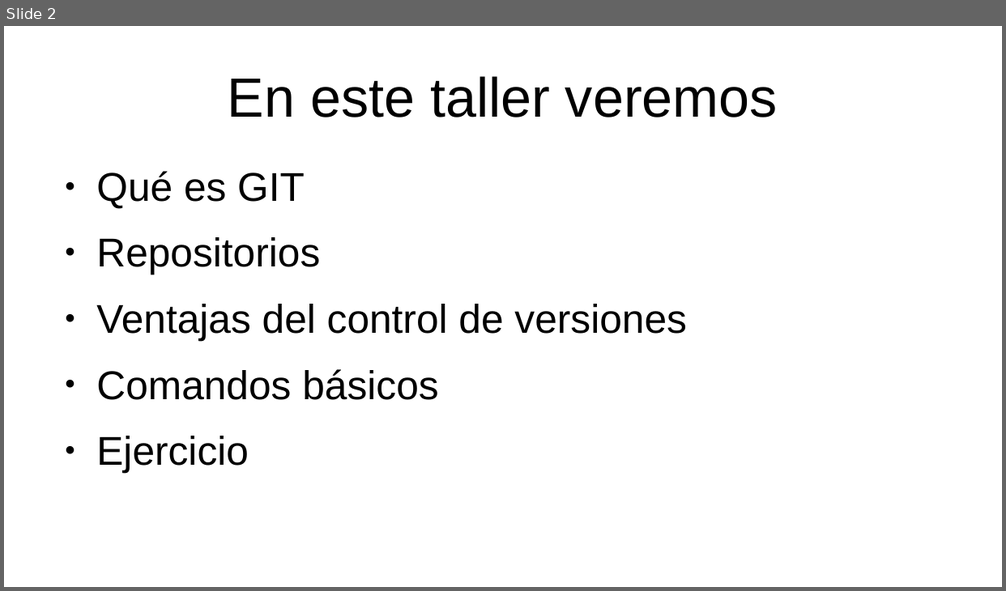
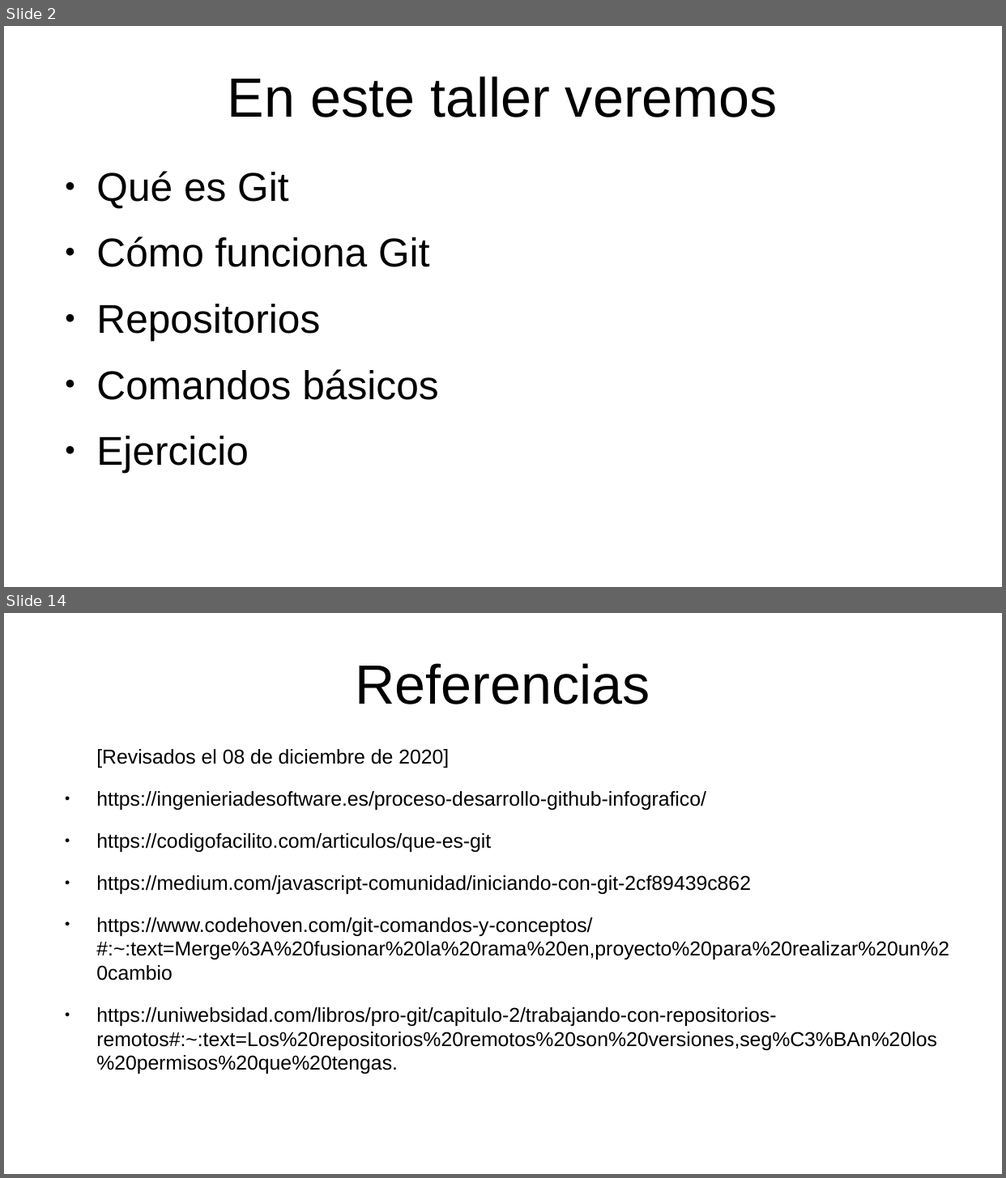
Before and after one commit to p4b10r/git-basico, a slide deck: TALLER GIT.odp. Shown one above the other, each under a label of ours: slide 2 before the commit, slides 2 and 14 after it; the slides between them are not shown. The pictures are 1006x591 and 1006x1178 pixels, drawn with LibreOffice and Linux fonts; fonts in the diff are those of the drawing. Boxes give left, top, right and bottom in pixels: in the first picture for what was removed or moved away, otherwise in the second. Text is boxed around its words. In the diff, an @@ line names an element or a change of style, - is before the commit and + after.

```diff
--- a/TALLER GIT.odp
+++ b/TALLER GIT.odp
@@ slide 14 added at [4, 613, 1002, 1174], background #FFFFFF @@
@@ title added at [356, 663, 650, 705], 44 pt, text #000000 @@
+Referencias
@@ text added at [96, 749, 949, 1074], 16 pt, text #000000 @@
+[Revisados el 08 de diciembre de 2020]
+● https://ingenieriadesoftware.es/proceso-desarrollo-github-infografico/
+● https://codigofacilito.com/articulos/que-es-git
+● https://medium.com/javascript-comunidad/iniciando-con-git-2cf89439c862
+● https://www.codehoven.com/git-comandos-y-conceptos/#:~:text=Merge%3A%20fusionar%20la%20rama%20en,proyecto%20para%20realizar%20un%20cambio
+● https://uniwebsidad.com/libros/pro-git/capitulo-2/trabajando-con-repositorios-remotos#:~:text=Los%20repositorios%20remotos%20son%20versiones,seg%C3%BAn%20los%20permisos%20que%20tengas.
@@ slide 2 changed as well @@
@@ text at [96, 171, 429, 267]: text changed @@
-● Qué es GIT
+● Qué es Git
+● Cómo funciona Git
@@ text at [96, 304, 687, 340]: paragraph removed @@
-● Ventajas del control de versiones
```
Also in this commit, not shown: 1 other slide changed, 11 other slides added, 9 other files.
